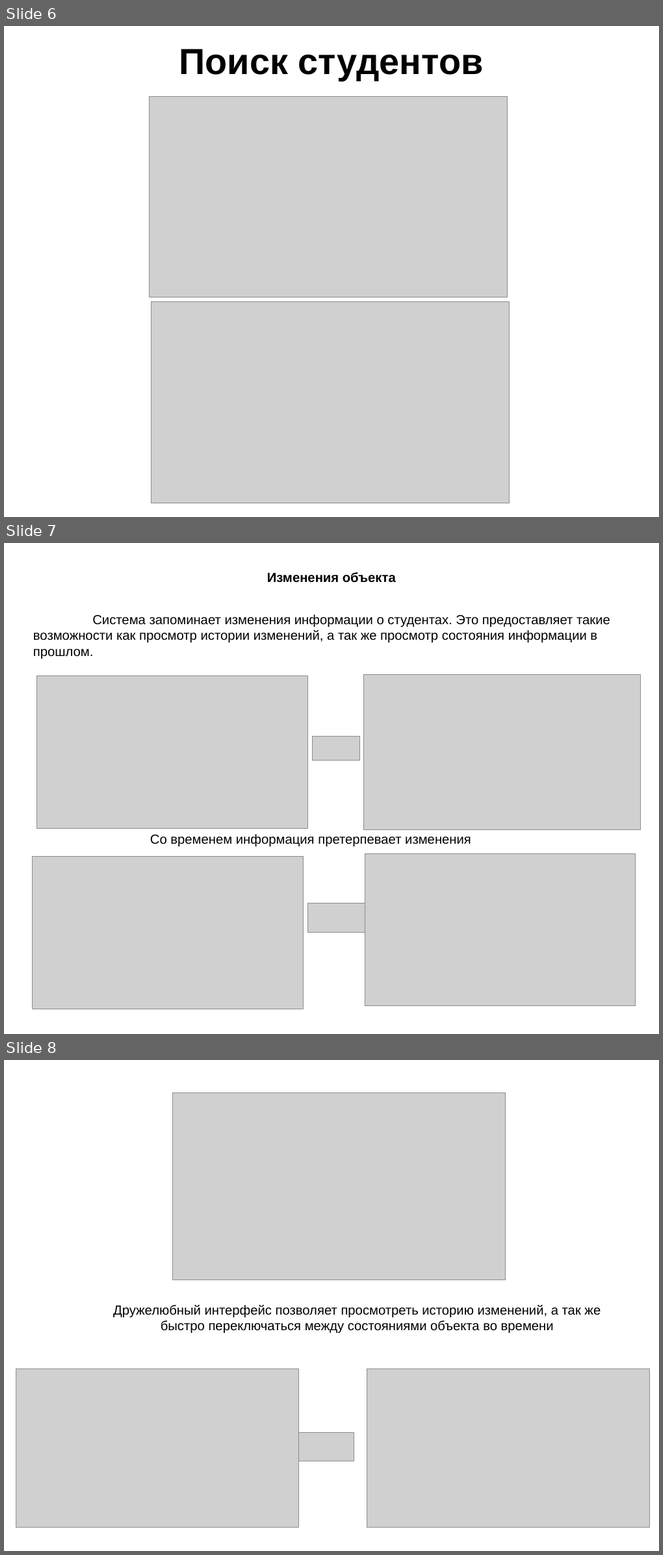
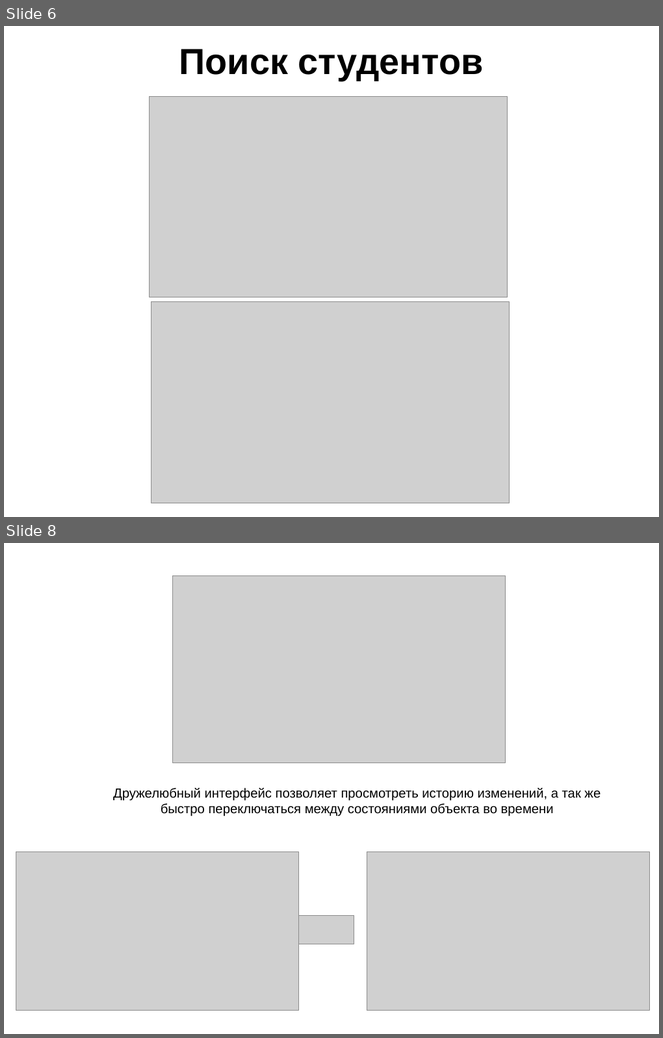
Before and after one commit to uak2/diplom, a slide deck: Презент по диплому.odp. Shown one above the other, each under a label of ours: slides 6, 7 and 8 before the commit, slides 6 and 8 after it; the slides between them are not shown. The pictures are 663x1555 and 663x1038 pixels, drawn with LibreOffice and Linux fonts; fonts in the diff are those of the drawing; grey boxes stand for pictures. Boxes give left, top, right and bottom in pixels: in the first picture for what was removed or moved away, otherwise in the second. Text is boxed around its words. In the diff, an @@ line names an element or a change of style, - is before the commit and + after.

```diff
--- a/Презент по диплому.odp
+++ b/Презент по диплому.odp
@@ slide 7 removed at <box>4,543,659,1034</box>, background #FFFFFF @@
@@ text removed at <box>267,572,396,583</box> @@
-Изменения объекта
@@ text removed at <box>33,615,610,659</box> @@
-Система запоминает изменения информации о студентах. Это предоставляет такие возможности как просмотр истории изменений, а так же просмотр состояния информации в прошлом.
@@ picture removed at <box>36,676,308,829</box> @@
@@ picture removed at <box>363,674,641,830</box> @@
@@ picture removed at <box>313,736,360,761</box> @@
@@ text removed at <box>150,834,471,847</box> @@
-Со временем информация претерпевает изменения
@@ picture removed at <box>365,854,636,1006</box> @@
@@ picture removed at <box>32,857,304,1010</box> @@
@@ picture removed at <box>308,903,365,933</box> @@
```
Also in this commit, not shown: 2 slides changed, 2 slides added, 6 other files.
